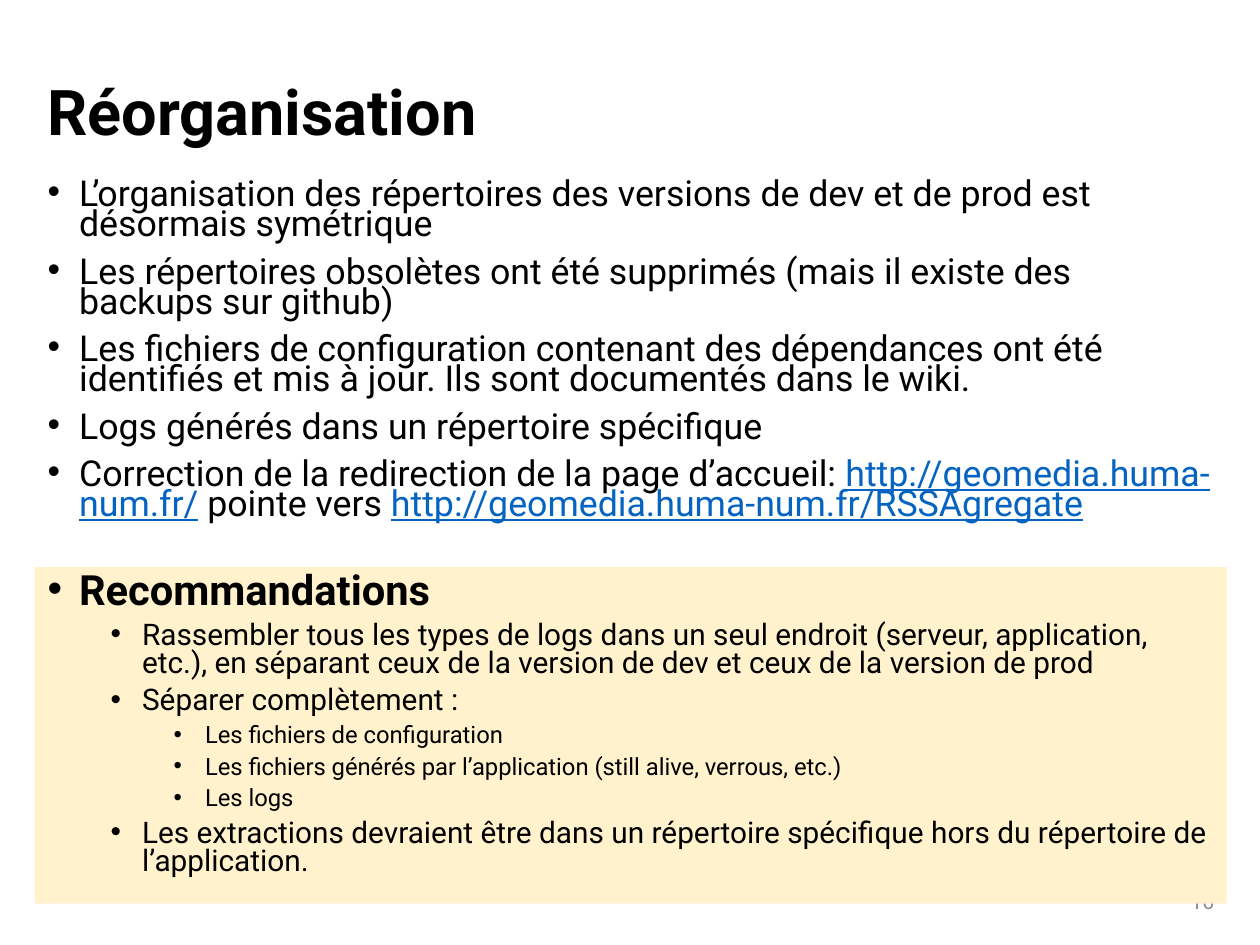
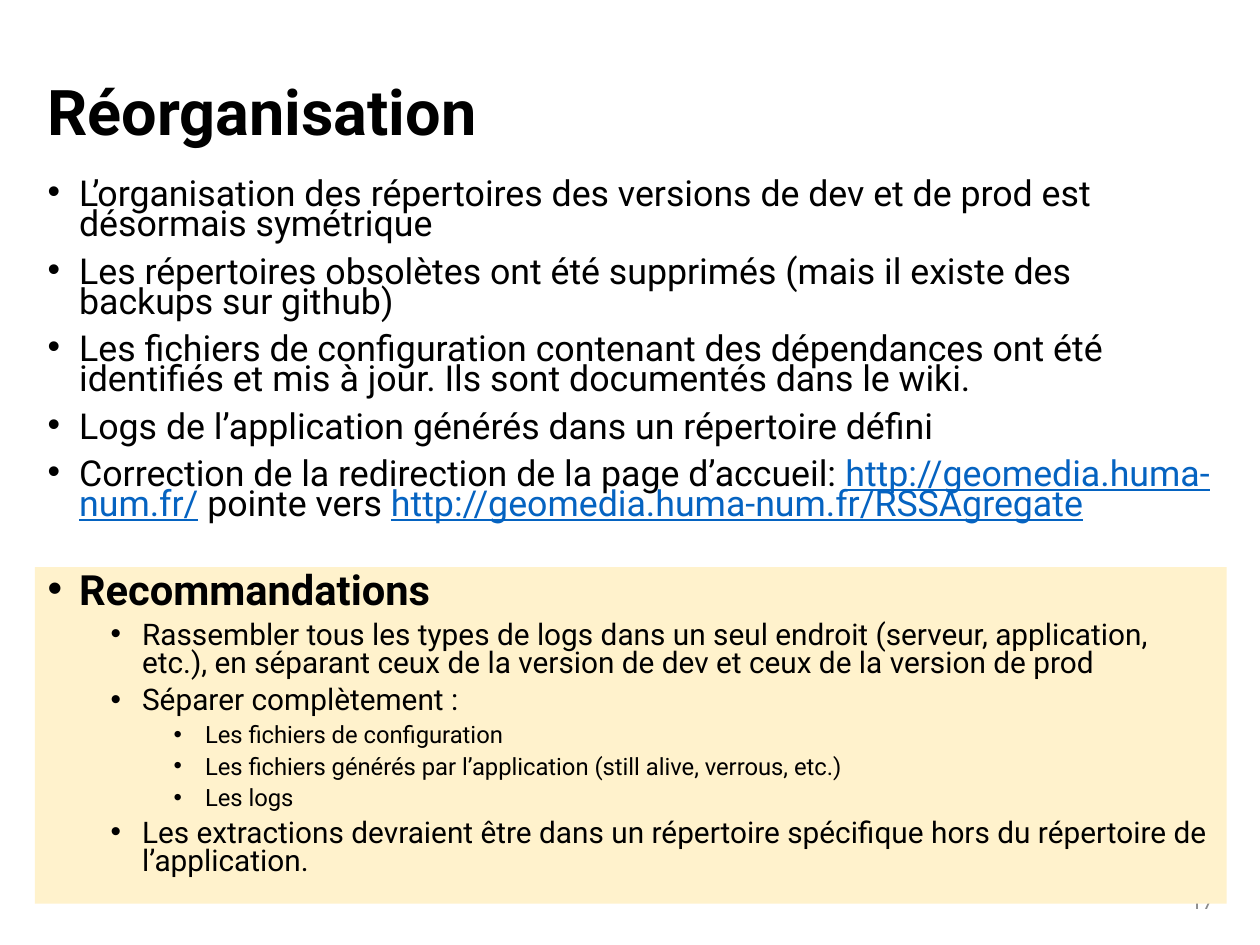
Before and after one commit to dosi-slides/2015_10_geomedia, a slide deck: slide 17 of slides.pptx (slide 16 before the commit). Drawn at 1260x945 pixels with LibreOffice and Linux fonts; fonts in the diff are those of the drawing. Boxes give left, top, right and bottom in pixels: in the first picture for what was removed or moved away, otherwise in the second. Text is boxed around its words. In the diff, an @@ line names an element or a change of style, - is before the commit and + after.

```diff
--- a/slides.pptx
+++ b/slides.pptx
@@ text at <box>79,412,933,447</box>: text changed @@
-• Logs générés dans un répertoire spécifique
+• Logs de l’application générés dans un répertoire défini
@@ page number at <box>1191,903,1215,915</box>: text changed @@
-16
+17
```
Also in this commit, not shown: 3 other slides changed, 1 slide added.
